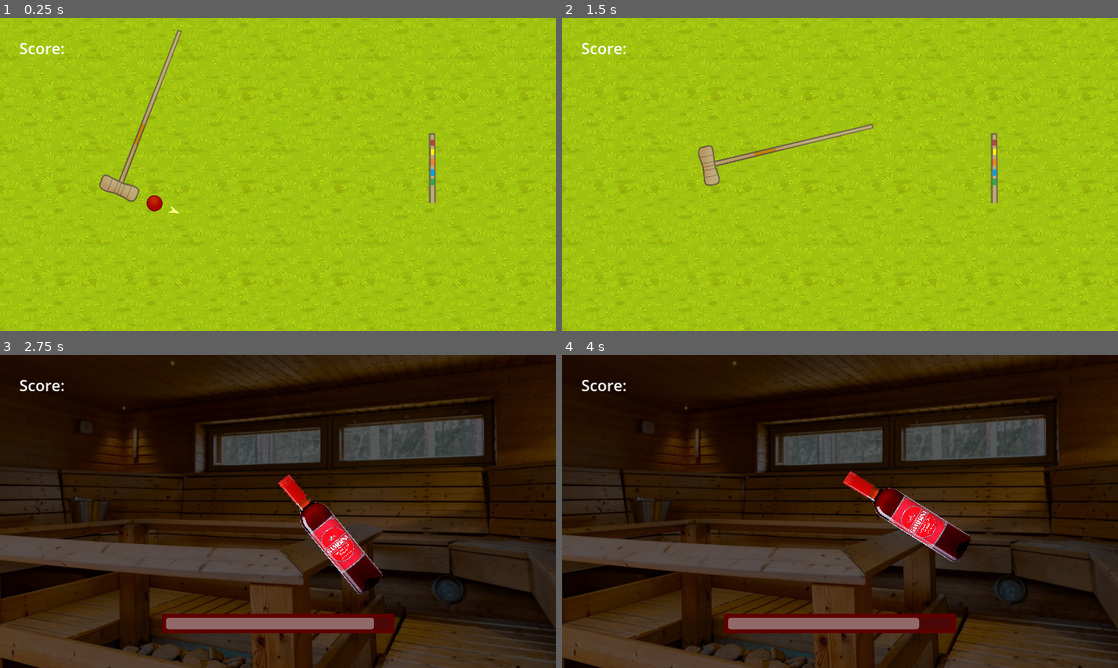
Above: before the commit, frames 1-4 (two rows, left to right).
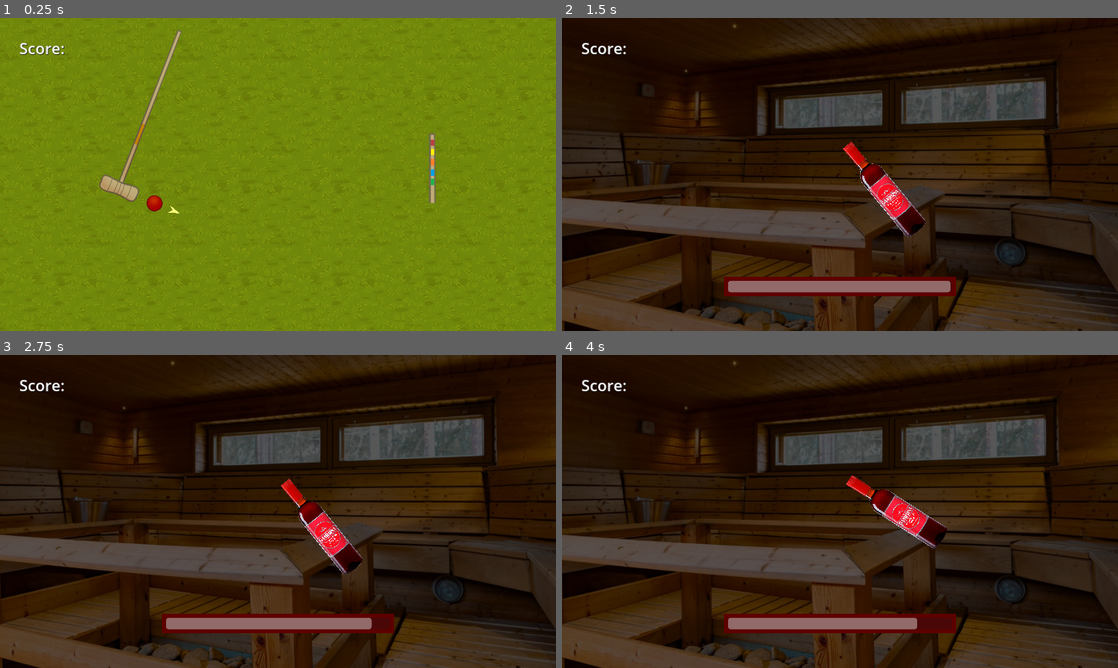
Above: after the commit, the same moments.

Repository: TuomasMattila/Blanko-Game-Jam
Game: Godot game, scene res://main.tscn
Same seed, same stepped clock (60 frames per second), same inputs: the game is played once before the commit and once after it. Sound files missing from this copy of the repository are replaced by a short silence.
Inputs:
- Up to frame 1 (0.25 s): no input
- Up to frame 2 (1.5 s): tap Enter (ui_accept) at 0.5, 0.6, 0.77, 1.07, 1.35 s; hold Right (ui_right) from 0.53 s (still down)
- Up to frame 3 (2.75 s): tap Enter (ui_accept) at 1.52, 1.82, 2.1 s; release Right (ui_right) at 2.03 s; hold Left (ui_left) from 2.03 s (still down)
- Up to frame 4 (4 s): release Left (ui_left) at 2.78 s; hold Right (ui_right) from 2.78 s (still down); tap Enter (ui_accept) at 2.85, 3.02, 3.32, 3.6, 3.77 s

The runs differ from the first frame. In frame 1, 99% of the frame differs, in the area x 0-100%, y 0-100%; in frame 2, 100%; in frame 3, 1.8%; in frame 4, 1.8%.

Commit message:
final small changes

Diff:
--- a/Emeriittus/collectible.gd
+++ b/Emeriittus/collectible.gd
@@ -15,7 +15,6 @@
 		position.x -= Globals.collectible_speed * delta
 
 		if position.x <= -160.0:
-			print("Game over")
 			Globals.game_over = true
 			queue_free()
 
--- a/Emeriittus/emeriittus.gd
+++ b/Emeriittus/emeriittus.gd
@@ -29,6 +29,5 @@
 
 
 func _on_visible_on_screen_notifier_2d_screen_exited():
-	print("Game over")
 	Globals.game_over = true
 	queue_free()
--- a/Gambina/gambina_bottle.tscn
+++ b/Gambina/gambina_bottle.tscn
@@ -12,7 +12,7 @@
 shape = SubResource("RectangleShape2D_eh8bv")
 
 [node name="Gambina-muovipullo" type="Sprite2D" parent="."]
-position = Vector2(104, 120)
+position = Vector2(88, 104)
 rotation = -0.689405
-scale = Vector2(0.11035, 0.11035)
+scale = Vector2(0.0873702, 0.0873702)
 texture = ExtResource("2_tthm3")
--- a/Kroketti/kroketti.tscn
+++ b/Kroketti/kroketti.tscn
@@ -18,141 +18,169 @@
 [node name="Background" type="Node2D" parent="."]
 
 [node name="CartoonGreenTextureGrass" type="Sprite2D" parent="Background"]
+self_modulate = Color(0.698039, 0.698039, 0.698039, 1)
 position = Vector2(64, 576)
 scale = Vector2(0.0460763, 0.0460763)
 texture = ExtResource("1_h5qoq")
 
 [node name="CartoonGreenTextureGrass2" type="Sprite2D" parent="Background"]
+self_modulate = Color(0.698039, 0.698039, 0.698039, 1)
 position = Vector2(256, 576)
 scale = Vector2(0.0460763, 0.0460763)
 texture = ExtResource("1_h5qoq")
 
 [node name="CartoonGreenTextureGrass3" type="Sprite2D" parent="Background"]
+self_modulate = Color(0.698039, 0.698039, 0.698039, 1)
 position = Vector2(448, 576)
 scale = Vector2(0.0460763, 0.0460763)
 texture = ExtResource("1_h5qoq")
 
 [node name="CartoonGreenTextureGrass4" type="Sprite2D" parent="Background"]
+self_modulate = Color(0.698039, 0.698039, 0.698039, 1)
 position = Vector2(640, 576)
 scale = Vector2(0.0460763, 0.0460763)
 texture = ExtResource("1_h5qoq")
 
 [node name="CartoonGreenTextureGrass5" type="Sprite2D" parent="Background"]
+self_modulate = Color(0.698039, 0.698039, 0.698039, 1)
 position = Vector2(832, 576)
 scale = Vector2(0.0460763, 0.0460763)
 texture = ExtResource("1_h5qoq")
 
 [node name="CartoonGreenTextureGrass6" type="Sprite2D" parent="Background"]
+self_modulate = Color(0.698039, 0.698039, 0.698039, 1)
 position = Vector2(1024, 576)
 scale = Vector2(0.0460763, 0.0460763)
 texture = ExtResource("1_h5qoq")
 
 [node name="CartoonGreenTextureGrass7" type="Sprite2D" parent="Background"]
+self_modulate = Color(0.698039, 0.698039, 0.698039, 1)
 position = Vector2(1216, 576)
 scale = Vector2(0.0460763, 0.0460763)
 texture = ExtResource("1_h5qoq")
 
 [node name="CartoonGreenTextureGrass8" type="Sprite2D" parent="Background"]
+self_modulate = Color(0.698039, 0.698039, 0.698039, 1)
 position = Vector2(1216, 384)
 scale = Vector2(0.0460763, 0.0460763)
 texture = ExtResource("1_h5qoq")
 
 [node name="CartoonGreenTextureGrass9" type="Sprite2D" parent="Background"]
+self_modulate = Color(0.698039, 0.698039, 0.698039, 1)
 position = Vector2(1024, 384)
 scale = Vector2(0.0460763, 0.0460763)
 texture = ExtResource("1_h5qoq")
 
 [node name="CartoonGreenTextureGrass10" type="Sprite2D" parent="Background"]
+self_modulate = Color(0.698039, 0.698039, 0.698039, 1)
 position = Vector2(832, 384)
 scale = Vector2(0.0460763, 0.0460763)
 texture = ExtResource("1_h5qoq")
 
 [node name="CartoonGreenTextureGrass11" type="Sprite2D" parent="Background"]
+self_modulate = Color(0.698039, 0.698039, 0.698039, 1)
 position = Vector2(640, 384)
 scale = Vector2(0.0460763, 0.0460763)
 texture = ExtResource("1_h5qoq")
 
 [node name="CartoonGreenTextureGrass12" type="Sprite2D" parent="Background"]
+self_modulate = Color(0.698039, 0.698039, 0.698039, 1)
 position = Vector2(448, 384)
 scale = Vector2(0.0460763, 0.0460763)
 texture = ExtResource("1_h5qoq")
 
 [node name="CartoonGreenTextureGrass13" type="Sprite2D" parent="Background"]
+self_modulate = Color(0.698039, 0.698039, 0.698039, 1)
 position = Vector2(256, 384)
 scale = Vector2(0.0460763, 0.0460763)
 texture = ExtResource("1_h5qoq")
 
 [node name="CartoonGreenTextureGrass14" type="Sprite2D" parent="Background"]
+self_modulate = Color(0.698039, 0.698039, 0.698039, 1)
 position = Vector2(64, 384)
 scale = Vector2(0.0460763, 0.0460763)
 texture = ExtResource("1_h5qoq")
 
 [node name="CartoonGreenTextureGrass15" type="Sprite2D" parent="Background"]
+self_modulate = Color(0.698039, 0.698039, 0.698039, 1)
 position = Vector2(64, 192)
 scale = Vector2(0.0460763, 0.0460763)
 texture = ExtResource("1_h5qoq")
 
 [node name="CartoonGreenTextureGrass16" type="Sprite2D" parent="Background"]
+self_modulate = Color(0.698039, 0.698039, 0.698039, 1)
 position = Vector2(256, 192)
 scale = Vector2(0.0460763, 0.0460763)
 texture = ExtResource("1_h5qoq")
 
 [node name="CartoonGreenTextureGrass17" type="Sprite2D" parent="Background"]
+self_modulate = Color(0.698039, 0.698039, 0.698039, 1)
 position = Vector2(448, 192)
 scale = Vector2(0.0460763, 0.0460763)
 texture = ExtResource("1_h5qoq")
 
 [node name="CartoonGreenTextureGrass18" type="Sprite2D" parent="Background"]
+self_modulate = Color(0.698039, 0.698039, 0.698039, 1)
 position = Vector2(640, 192)
 scale = Vector2(0.0460763, 0.0460763)
 texture = ExtResource("1_h5qoq")
 
 [node name="CartoonGreenTextureGrass19" type="Sprite2D" parent="Background"]
+self_modulate = Color(0.698039, 0.698039, 0.698039, 1)
 position = Vector2(832, 192)
 scale = Vector2(0.0460763, 0.0460763)
 texture = ExtResource("1_h5qoq")
 
 [node name="CartoonGreenTextureGrass20" type="Sprite2D" parent="Background"]
+self_modulate = Color(0.698039, 0.698039, 0.698039, 1)
 position = Vector2(1024, 192)
 scale = Vector2(0.0460763, 0.0460763)
 texture = ExtResource("1_h5qoq")
 
 [node name="CartoonGreenTextureGrass21" type="Sprite2D" parent="Background"]
+self_modulate = Color(0.698039, 0.698039, 0.698039, 1)
 position = Vector2(1216, 192)
 scale = Vector2(0.0460763, 0.0460763)
 texture = ExtResource("1_h5qoq")
 
 [node name="CartoonGreenTextureGrass22" type="Sprite2D" parent="Background"]
+self_modulate = Color(0.698039, 0.698039, 0.698039, 1)
 position = Vector2(1216, 0)
 scale = Vector2(0.0460763, 0.0460763)
 texture = ExtResource("1_h5qoq")
 
 [node name="CartoonGreenTextureGrass23" type="Sprite2D" parent="Background"]
+self_modulate = Color(0.698039, 0.698039, 0.698039, 1)
 position = Vector2(1024, 0)
 scale = Vector2(0.0460763, 0.0460763)
 texture = ExtResource("1_h5qoq")
 
 [node name="CartoonGreenTextureGrass24" type="Sprite2D" parent="Background"]
+self_modulate = Color(0.698039, 0.698039, 0.698039, 1)
 position = Vector2(832, 0)
 scale = Vector2(0.0460763, 0.0460763)
 texture = ExtResource("1_h5qoq")
 
 [node name="CartoonGreenTextureGrass25" type="Sprite2D" parent="Background"]
+self_modulate = Color(0.698039, 0.698039, 0.698039, 1)
 position = Vector2(640, 0)
 scale = Vector2(0.0460763, 0.0460763)
 texture = ExtResource("1_h5qoq")
 
 [node name="CartoonGreenTextureGrass26" type="Sprite2D" parent="Background"]
+self_modulate = Color(0.698039, 0.698039, 0.698039, 1)
 position = Vector2(448, 0)
 scale = Vector2(0.0460763, 0.0460763)
 texture = ExtResource("1_h5qoq")
 
 [node name="CartoonGreenTextureGrass27" type="Sprite2D" parent="Background"]
+self_modulate = Color(0.698039, 0.698039, 0.698039, 1)
 position = Vector2(256, 0)
 scale = Vector2(0.0460763, 0.0460763)
 texture = ExtResource("1_h5qoq")
 
 [node name="CartoonGreenTextureGrass28" type="Sprite2D" parent="Background"]
+self_modulate = Color(0.698039, 0.698039, 0.698039, 1)
 position = Vector2(64, 0)
 scale = Vector2(0.0460763, 0.0460763)
 texture = ExtResource("1_h5qoq")
--- a/Kroketti/maila.tscn
+++ b/Kroketti/maila.tscn
@@ -1,10 +1,24 @@
 [gd_scene load_steps=3 format=3 uid="uid://ce0734ufw6lpo"]
 
-[ext_resource type="Script" path="res://Kroketti/maila.gd" id="1_b8mom"]
 [ext_resource type="Texture2D" uid="uid://d4nh1fdb7ogdf" path="res://Assets/maila.png" id="1_i8xfq"]
 
+[sub_resource type="GDScript" id="GDScript_sr3er"]
+script/source = "extends Node2D
+
+
+
+# Called when the node enters the scene tree for the first time.
+func _ready():
+	pass # Replace with function body.
+
+
+# Called every frame. 'delta' is the elapsed time since the previous frame.
+func _process(delta):
+	pass
+"
+
 [node name="Maila" type="Node2D"]
-script = ExtResource("1_b8mom")
+script = SubResource("GDScript_sr3er")
 
 [node name="Sprite2D" type="Sprite2D" parent="."]
 position = Vector2(-47, -159)
--- a/Kroketti/pallo.gd
+++ b/Kroketti/pallo.gd
@@ -1,14 +1,12 @@
 extends Node2D
 
 const SPEED = 750
-var time = 0.0
 
 func _ready():
 	Globals.kroketti_ball_moving = false
 
 func _process(delta):
-	time += delta
-	if Input.is_action_just_pressed("ui_accept") and time > 1.0:
+	if Input.is_action_just_pressed("ui_accept"):
 		$AudioStreamPlayer.play()
 		Globals.kroketti_ball_moving = true
 		$Polygon2D.visible = false
@@ -18,8 +16,6 @@
 	if Globals.kroketti_ball_moving:
 		position += transform.x * SPEED * delta
 
-
 func _on_visible_on_screen_notifier_2d_screen_exited():
-	print("Game over")
 	Globals.game_over = true
 	queue_free()
--- a/Kurkkumopopeli/obstacle.gd
+++ b/Kurkkumopopeli/obstacle.gd
@@ -19,7 +19,5 @@
 
 func _on_body_entered(body):
 	if body.is_in_group("player"):
-		print("Game over")
 		Globals.game_over = true
-		# TODO: Game over
 		body.queue_free()
--- a/background_music.tscn
+++ b/background_music.tscn
@@ -5,5 +5,5 @@
 [node name="BackgroundMusic" type="AudioStreamPlayer"]
 process_mode = 3
 stream = ExtResource("1_64tgg")
-volume_db = -3.0
+volume_db = -6.0
 autoplay = true
--- a/main.tscn
+++ b/main.tscn
@@ -21,6 +21,7 @@
 offset_bottom = 66.0
 size_flags_horizontal = 0
 size_flags_vertical = 0
+theme_override_colors/font_shadow_color = Color(0.0980392, 0.0980392, 0.0980392, 1)
 theme_override_font_sizes/font_size = 32
 text = "Score: "
 
@@ -37,6 +38,7 @@
 offset_bottom = 11.5
 grow_horizontal = 2
 grow_vertical = 2
+theme_override_colors/font_shadow_color = Color(0.0980392, 0.0980392, 0.0980392, 1)
 theme_override_font_sizes/font_size = 64
 text = "Game over"
 
@@ -53,6 +55,7 @@
 offset_bottom = 45.5
 grow_horizontal = 2
 grow_vertical = 2
+theme_override_colors/font_shadow_color = Color(0.0980392, 0.0980392, 0.0980392, 1)
 theme_override_font_sizes/font_size = 64
 text = "+1"
 
Not shown, added: export_presets.cfg
Not shown, added: Blanko-game-jam.console.exe
Not shown, added: Blanko-game-jam.exe
Not shown, added: Blanko-game-jam.pck
